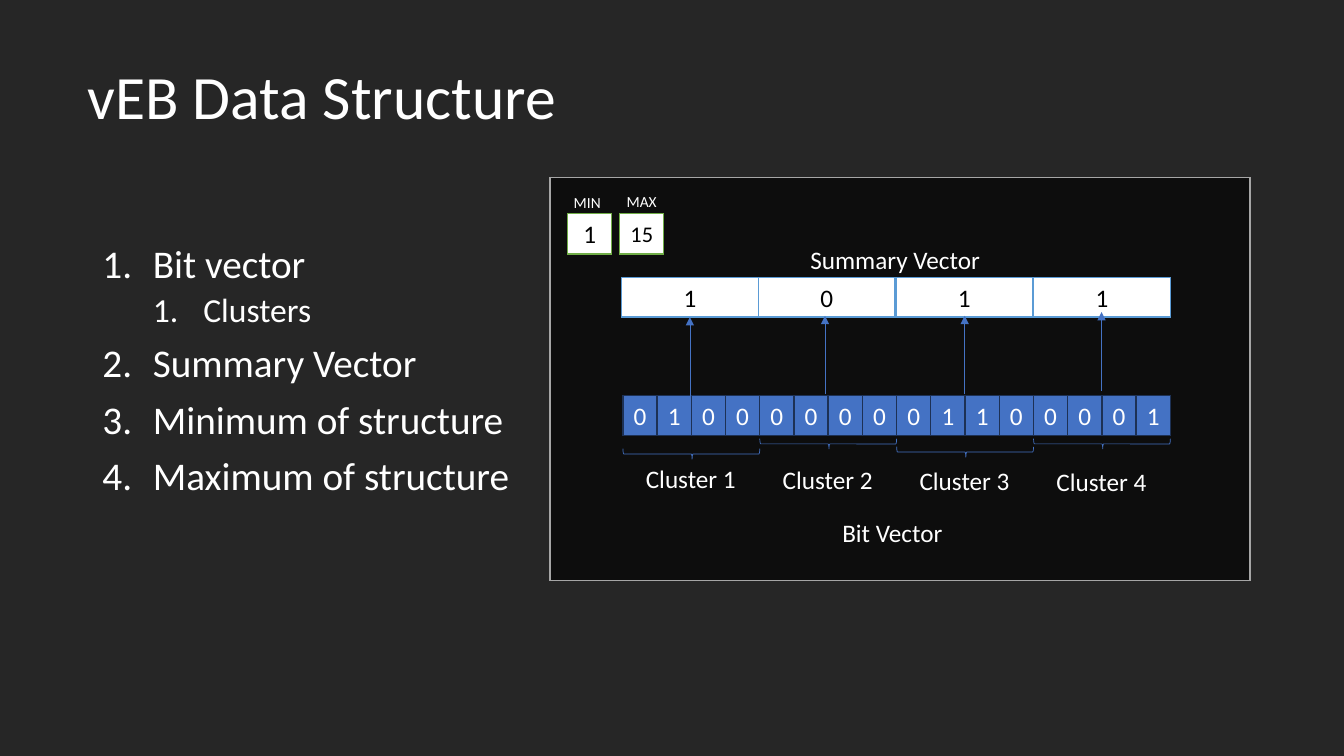
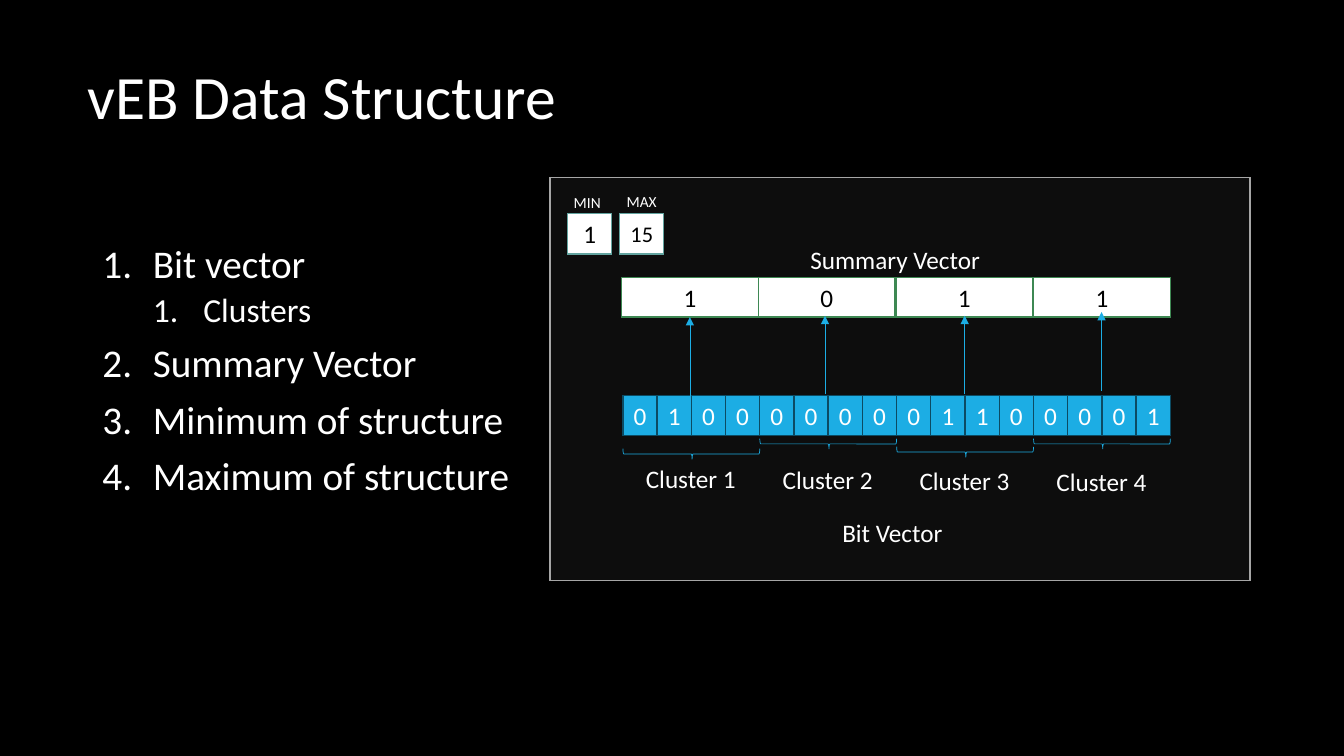
Before and after one commit to drdholu/van-Emde-Boas, a slide deck: slide 3 of vEB Allocation Framework.pptx. Drawn at 1344x756 pixels with LibreOffice and Linux fonts; fonts in the diff are those of the drawing. Boxes give left, top, right and bottom in pixels: in the first picture for what was removed or moved away, otherwise in the second. Text is boxed around its words. In the diff, an @@ line names an element or a change of style, - is before the commit and + after.

```diff
--- a/vEB Allocation Framework.pptx
+++ b/vEB Allocation Framework.pptx
@@ background #262626 to #000000 @@
@@ rectangle "1" at (x1=568, y1=214, x2=612, y2=254): outline #70AD47 1 pt to #62A39F 1 pt @@
@@ rectangle "15" at (x1=620, y1=214, x2=664, y2=254): outline #70AD47 1 pt to #62A39F 1 pt @@
@@ outline #5B9BD5 1 pt to #3E8853 1 pt in 4 elements at (x1=622, y1=277, x2=759, y2=317), (x1=758, y1=277, x2=895, y2=317), (x1=896, y1=277, x2=1033, y2=317), (x1=1033, y1=277, x2=1171, y2=317) @@
@@ arrow (690, 396) - (690, 318): stroke #4472C4 0.5 pt to #1CADE4 0.5 pt @@
@@ arrow (825, 394) - (825, 316): stroke #4472C4 0.5 pt to #1CADE4 0.5 pt @@
@@ arrow (965, 394) - (965, 316): stroke #4472C4 0.5 pt to #1CADE4 0.5 pt @@
@@ arrow (1102, 390) - (1102, 313): stroke #4472C4 0.5 pt to #1CADE4 0.5 pt @@
@@ fill #4472C4 to #1CADE4; outline #1E3256 1 pt to #0C4C64 1 pt in 16 elements at (x1=623, y1=396, x2=657, y2=436), (x1=657, y1=396, x2=692, y2=436), (x1=692, y1=396, x2=726, y2=436), (x1=726, y1=396, x2=760, y2=436), (x1=760, y1=396, x2=795, y2=436), (x1=795, y1=396, x2=829, y2=436), (x1=829, y1=396, x2=863, y2=436), (x1=863, y1=396, x2=897, y2=436), (x1=897, y1=396, x2=932, y2=436), (x1=931, y1=396, x2=965, y2=436), (x1=965, y1=396, x2=999, y2=436), (x1=999, y1=396, x2=1033, y2=436), (x1=1033, y1=396, x2=1068, y2=436), (x1=1068, y1=396, x2=1102, y2=436), (x1=1102, y1=396, x2=1136, y2=436), (x1=1136, y1=396, x2=1171, y2=436) @@
@@ outline #4472C4 0.5 pt to #1CADE4 0.5 pt in 4 elements at (x1=624, y1=448, x2=761, y2=459), (x1=760, y1=438, x2=897, y2=449), (x1=897, y1=447, x2=1034, y2=458), (x1=1034, y1=438, x2=1171, y2=449) @@
```
Also in this commit, not shown: 8 other slides changed, 6 slides added, 5 other files.
